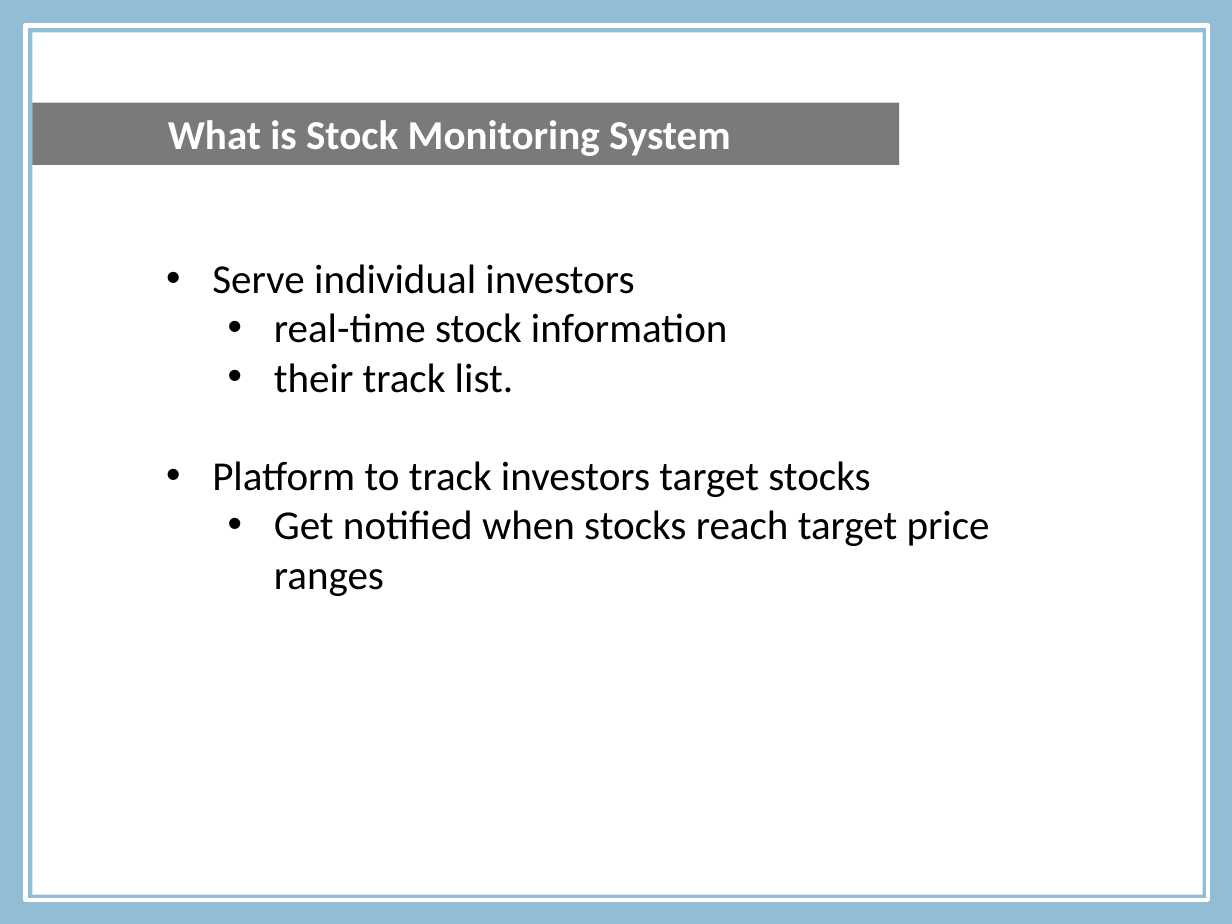
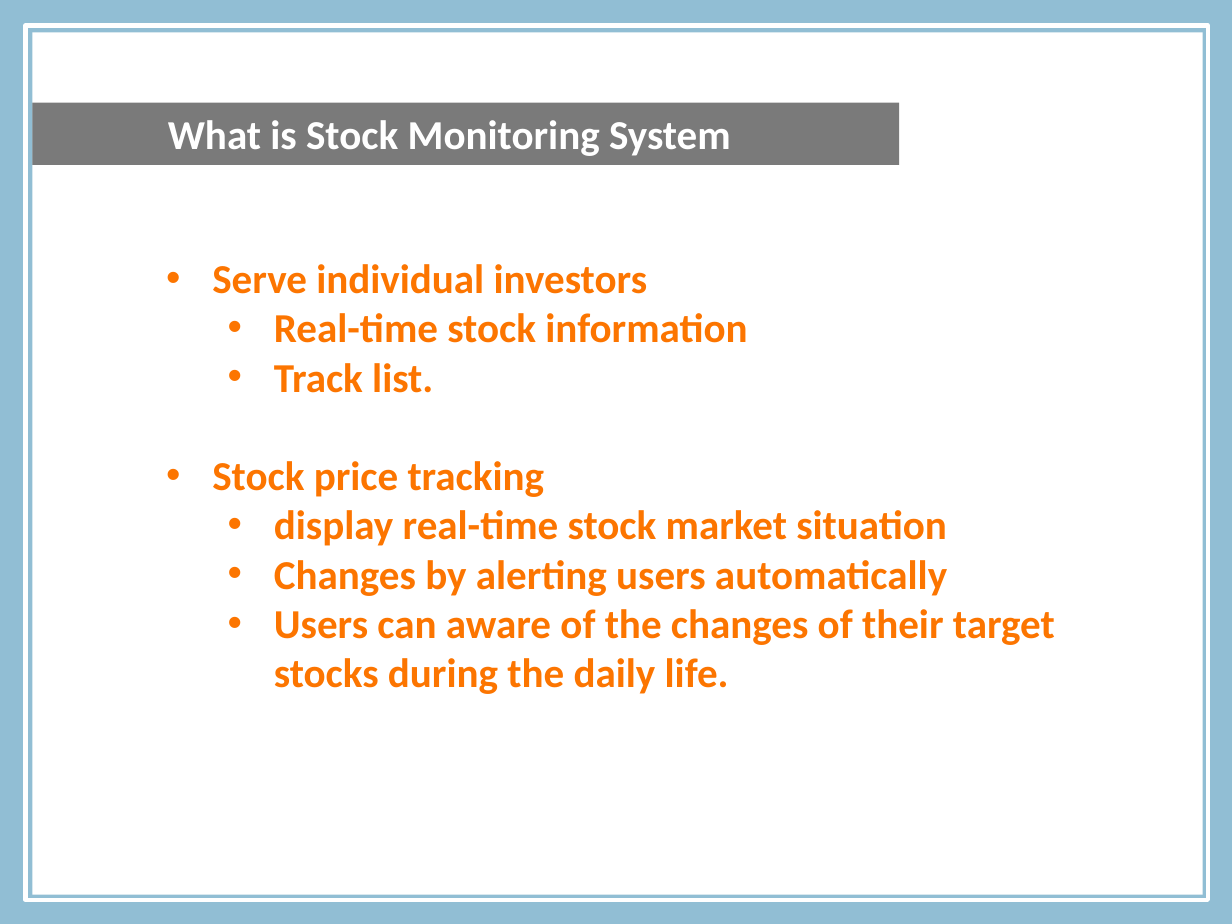
Before and after one commit to michaelleung0o0/comp3006, a slide deck: slide 3 of phrase 5 submission/Presentation3.pptx. Drawn at 1232x924 pixels with LibreOffice and Linux fonts; fonts in the diff are those of the drawing; background and template pictures are left out. Boxes give left, top, right and bottom in pixels: in the first picture for what was removed or moved away, otherwise in the second. Text is boxed around its words. In the diff, an @@ line names an element or a change of style, - is before the commit and + after.

Commit message:
ch of ppt

```diff
--- a/phrase 5 submission/Presentation3.pptx
+++ b/phrase 5 submission/Presentation3.pptx
@@ text at (x1=212, y1=264, x2=648, y2=294): text colour #000000 to #FC7500, bold on in "Serve individual investors" @@
@@ text at (x1=212, y1=313, x2=1055, y2=694): text changed; text colour #000000 to #FC7500; bold on @@
-  • real-time stock information
-  • their track list.
-• Platform to track investors target stocks
-  • Get notified when stocks reach target price ranges
+  • Real-time stock information
+  • Track list.
+• Stock price tracking
+  • display real-time stock market situation
+  • Changes by alerting users automatically
+  • Users can aware of the changes of their target stocks during the daily life.
```
Also in this commit, not shown: 1 other slide changed.
